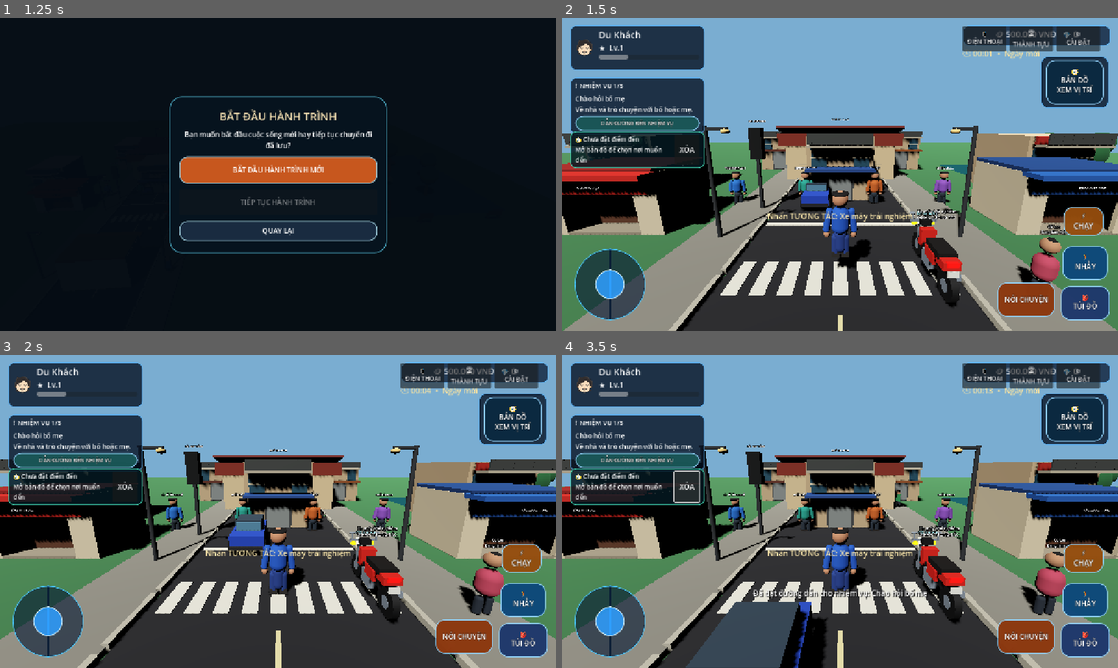
Above: before the commit, frames 1-4 (two rows, left to right).
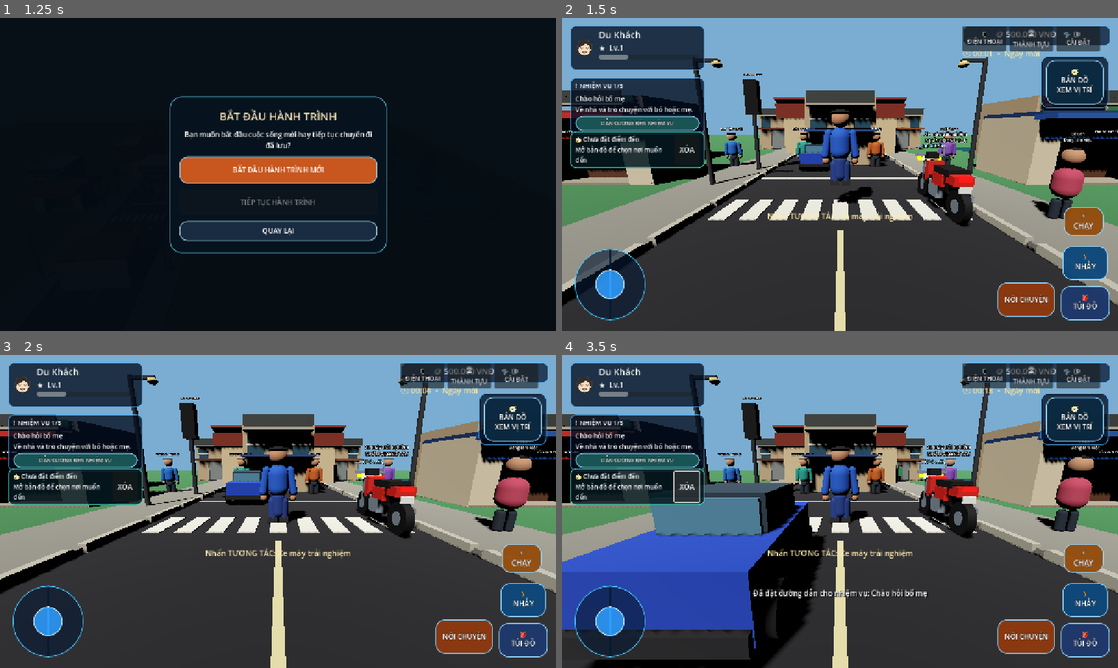
Above: after the commit, the same moments.

Repository: temu838655-dev/Vi-t-Nam-Du-L-ch
Game: Godot game, scene res://scenes/main.tscn
Same seed, same stepped clock (60 frames per second), same inputs: the game is played once before the commit and once after it.
Inputs:
- Up to frame 1 (1.25 s): click "▶ CHƠI NGAY" at 0.5 s
- Up to frame 2 (1.5 s): click "BẮT ĐẦU HÀNH TRÌNH MỚI" at 1.25 s
- Up to frame 3 (2 s): no input
- Up to frame 4 (3.5 s): click "DẪN ĐƯỜNG ĐẾN NHIỆM VỤ" at 2 s; click "XÓA" at 2.75 s

Frame 1 is identical in both runs. In frame 2, 51% of the frame differs, in the area x 0-100%, y 12-100%; in frame 3, 51%; in frame 4, 57%, in the area x 0-100%, y 6-100%.

Commit message:
Add collision-aware third-person camera arm

Diff:
--- a/Godot/scripts/player.gd
+++ b/Godot/scripts/player.gd
@@ -9,6 +9,7 @@
 @export var gravity: float = 22.0
 var camera_pivot: Node3D
 var camera: Camera3D
+var camera_arm: SpringArm3D
 var player_visual: Node3D
 var upper_body: MeshInstance3D
 var lower_body: MeshInstance3D
@@ -43,11 +44,18 @@
 	camera_pivot = Node3D.new()
 	camera_pivot.position = Vector3(0, 1.55, 0)
 	add_child(camera_pivot)
+	camera_arm = SpringArm3D.new()
+	camera_arm.name = "CameraCollisionArm"
+	camera_arm.spring_length = 5.5
+	camera_arm.margin = 0.18
+	camera_arm.collision_mask = 1
+	camera_arm.add_excluded_object(get_rid())
+	camera_pivot.add_child(camera_arm)
 	camera = Camera3D.new()
-	camera.position = Vector3(0, 2.2, 5.5)
+	camera.position = Vector3.ZERO
 	camera.rotation_degrees = Vector3(-13, 0, 0)
 	camera.current = true
-	camera_pivot.add_child(camera)
+	camera_arm.add_child(camera)
 	apply_outfit(GameState.equipped_clothes)
 
 func _build_character_model() -> void:
@@ -221,7 +229,8 @@
 	velocity = Vector3.ZERO
 	player_visual.visible = false
 	camera_pivot.position.y = 1.4
-	camera.position = Vector3(0, 2.7, 7.0)
+	if is_instance_valid(camera_arm):
+		camera_arm.spring_length = 7.0
 	vehicle.call("set_rider", self)
 	return "Bạn đã lên xe máy. Dùng cần điều khiển bên trái để chạy, vuốt bên phải để xoay camera. Nhấn TƯƠNG TÁC để xuống xe."
 
@@ -236,7 +245,8 @@
 	velocity = Vector3.ZERO
 	player_visual.visible = true
 	camera_pivot.position.y = 1.55
-	camera.position = Vector3(0, 2.2, 5.5)
+	if is_instance_valid(camera_arm):
+		camera_arm.spring_length = 5.5
 	return "Bạn đã xuống xe máy. Xe được giữ lại tại vị trí này."
 
 func is_riding_vehicle() -> bool:
